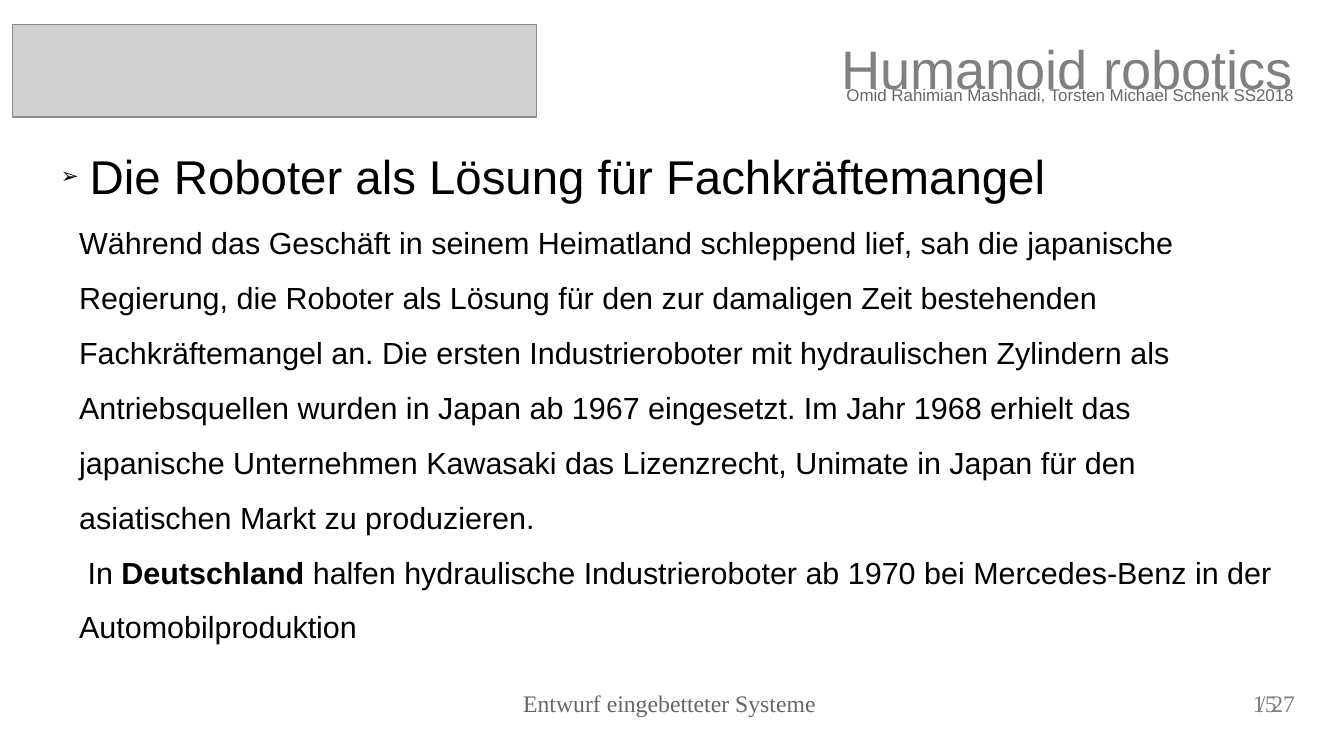
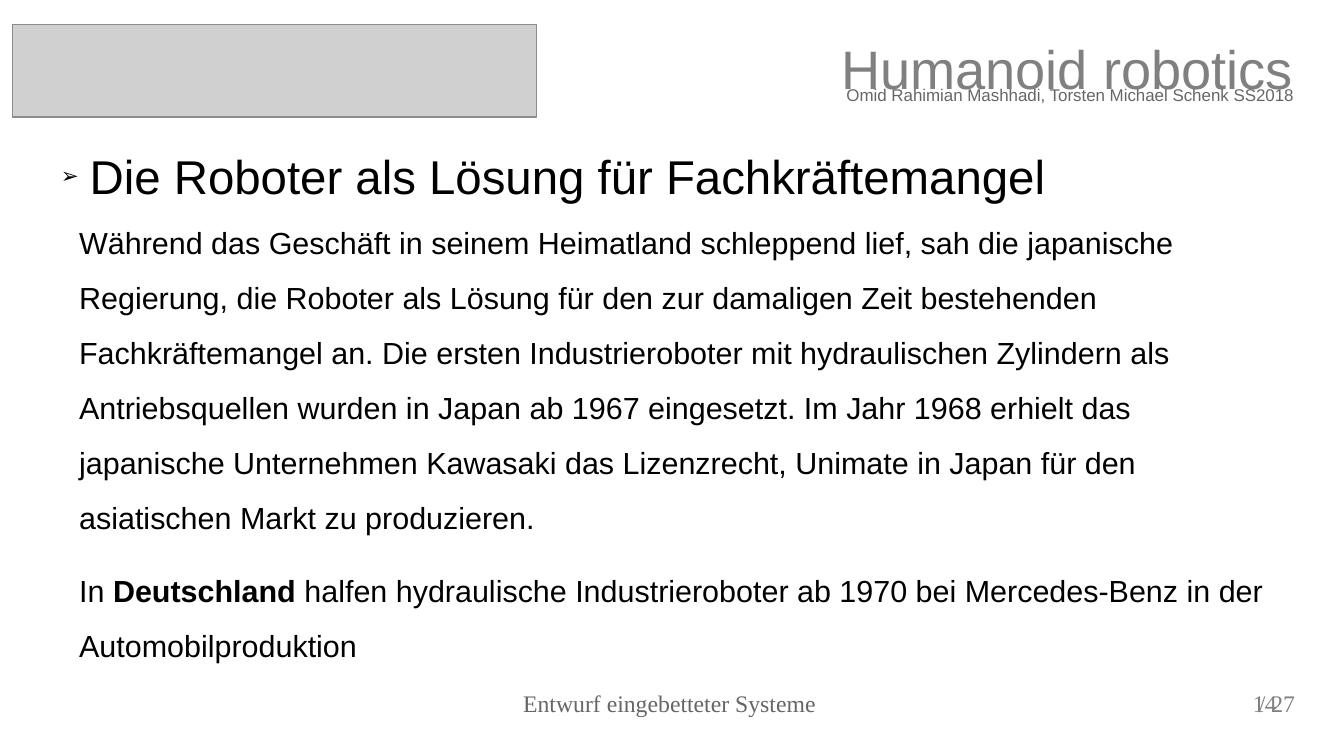
Before and after one commit to torstenschenk/beuth-avatar-ss2018, a slide deck: slide 14 of Presentation/HumanoidRobotic.odp (slide 15 before the commit). Drawn at 1344x756 pixels with LibreOffice and Linux fonts; fonts in the diff are those of the drawing; grey boxes stand for pictures. Boxes give left, top, right and bottom in pixels: in the first picture for what was removed or moved away, otherwise in the second. Text is boxed around its words. In the diff, an @@ line names an element or a change of style, - is before the commit and + after.

```diff
--- a/Presentation/HumanoidRobotic.odp
+++ b/Presentation/HumanoidRobotic.odp
@@ text "Während das Geschäft in seinem ..." rewrapped from (79, 232, 1271, 589) to (79, 232, 1263, 608) @@
@@ page number at (1253, 696, 1277, 712): text changed @@
-15
+14
```
Also in this commit, not shown: 9 other slides changed.
